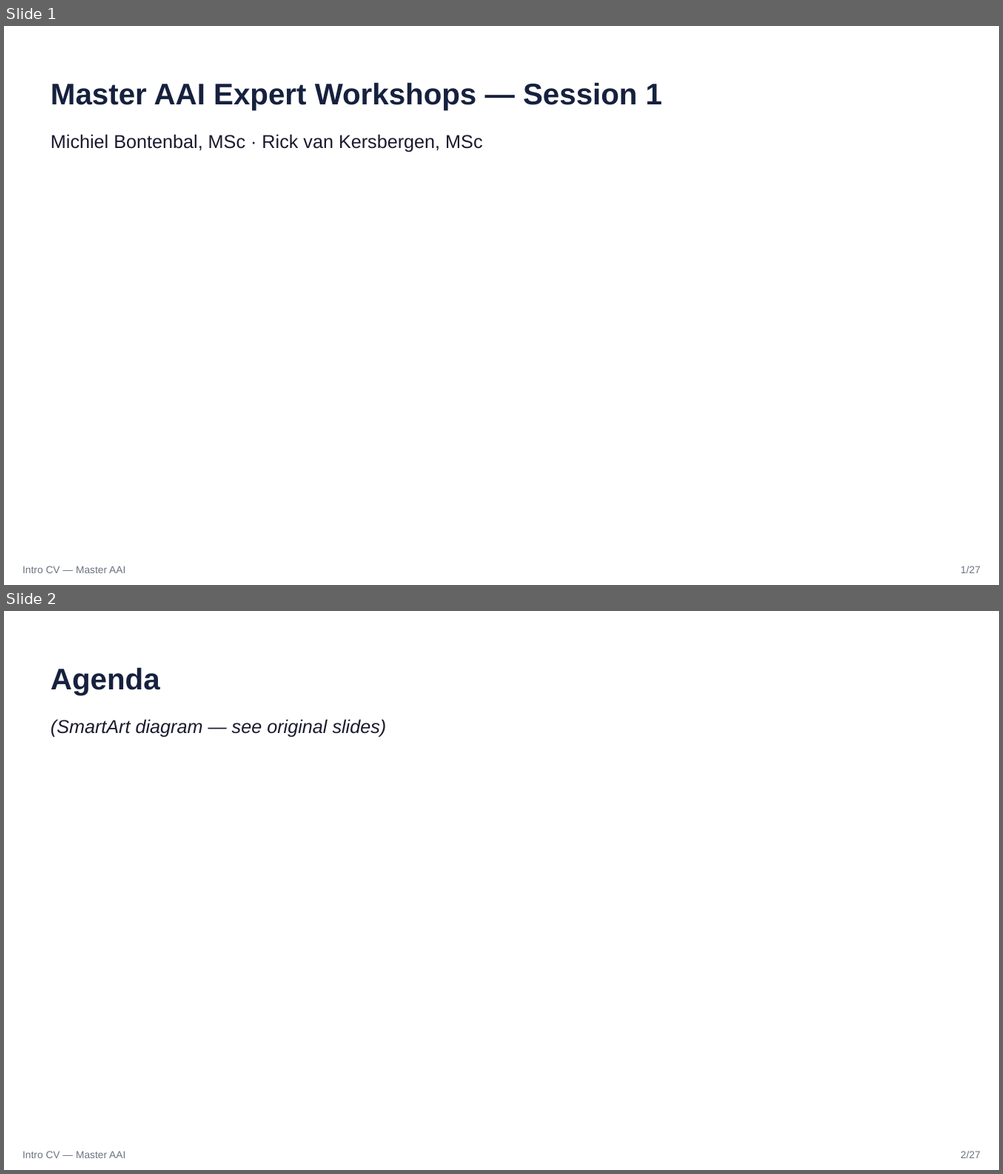
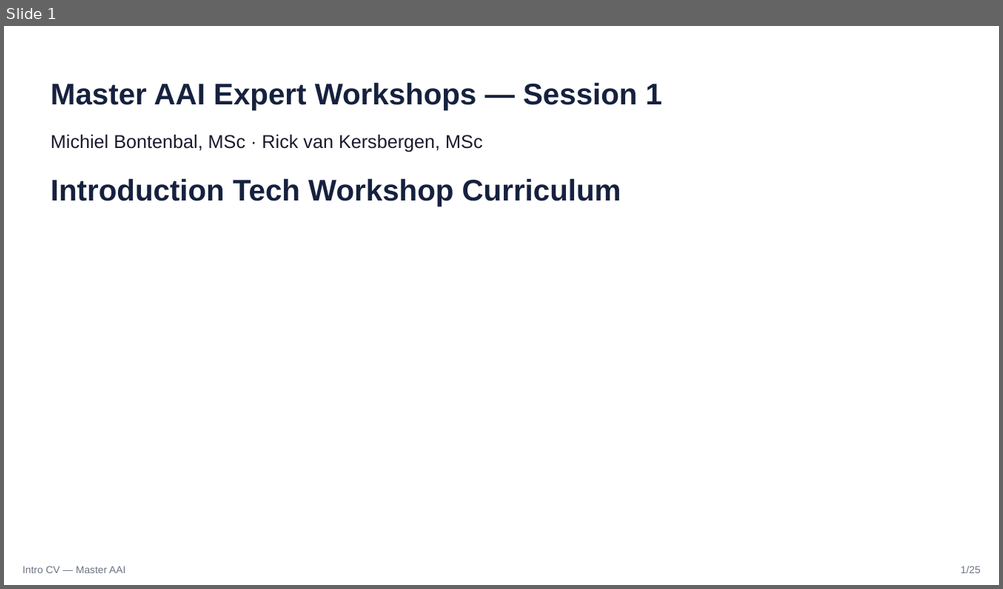
Before and after one commit to MichielBontenbal/hva-lectures, a slide deck: slides/intro_CV/slides.pptx. Shown one above the other, each under a label of ours: slides 1 and 2 before the commit, slide 1 after it. The pictures are 1003x1174 and 1003x589 pixels, drawn with LibreOffice and Linux fonts; fonts in the diff are those of the drawing. Boxes give left, top, right and bottom in pixels: in the first picture for what was removed or moved away, otherwise in the second. Text is boxed around its words. In the diff, an @@ line names an element or a change of style, - is before the commit and + after.

```diff
--- a/slides/intro_CV/slides.pptx
+++ b/slides/intro_CV/slides.pptx
@@ slide 2 removed at [4, 611, 999, 1170], background #FFFFFF @@
@@ freeform shape removed at [4, 611, 999, 1170] @@
@@ text removed at [51, 667, 160, 695] @@
-Agenda
@@ text removed at [51, 719, 387, 737] @@
-(SmartArt diagram — see original slides)
@@ text removed at [22, 1151, 125, 1159] @@
-Intro CV — Master AAI
@@ text removed at [960, 1151, 980, 1159] @@
-2/27
@@ slide 1 changed as well @@
@@ text added at [51, 178, 621, 207], 28.8 pt, text #16213E, bold @@
+Introduction Tech Workshop Curriculum
@@ text at [960, 566, 980, 574]: text changed @@
-1/27
+1/25
```
Also in this commit, not shown: 24 other slides changed, 1 other slide removed, 2 other files.
